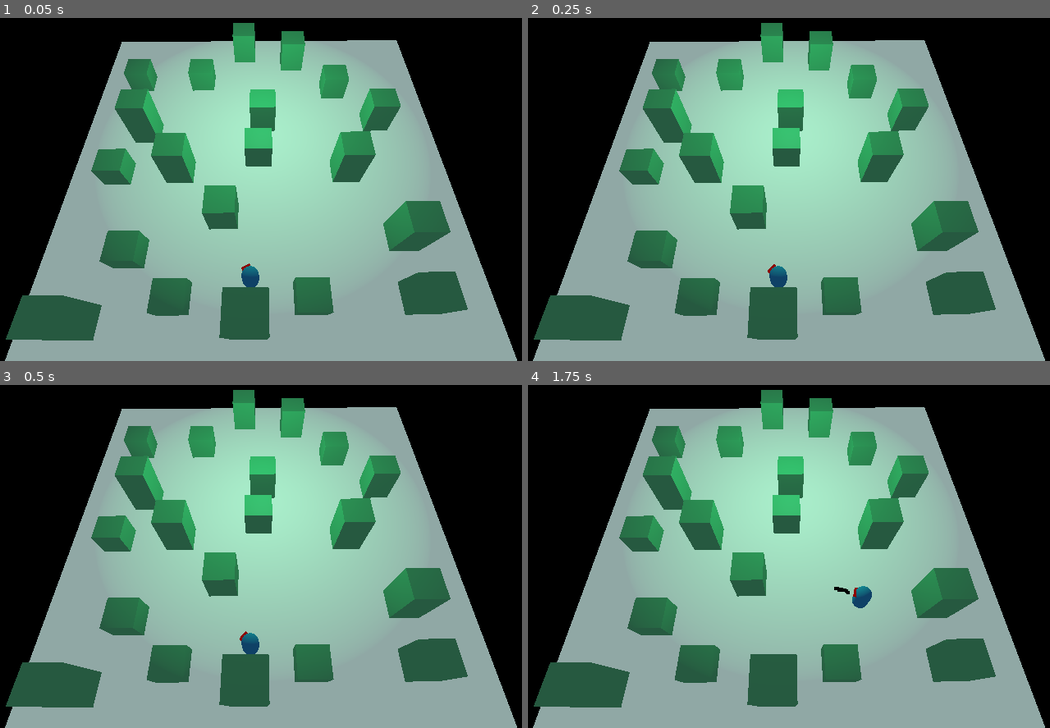
Above: before the commit, frames 1-4 (two rows, left to right).
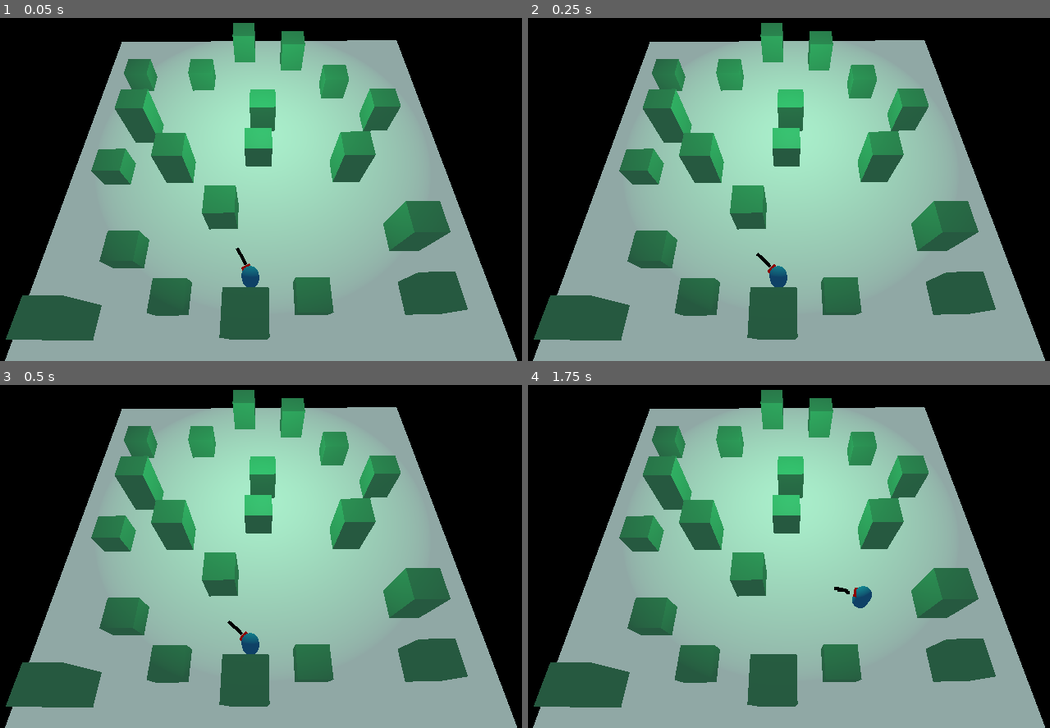
Above: after the commit, the same moments.

Repository: gxhamster/Godot-Basic-Shooting-Game-3D
Game: Godot game, scene res://World.tscn
The game is run twice, just before and just after one commit, with the same random seed, the same clock (stepped at 60 frames per second) and the same inputs.
Inputs (mouse positions are in pixels of both pictures, inside the frame that each line leads up to):
- Up to frame 1 (0.05 s): no input
- Up to frame 2 (0.25 s): no input
- Up to frame 3 (0.5 s): no input
- Up to frame 4 (1.75 s): tap Enter at 0.5 s; move the mouse to (929, 515) at 0.52 s; hold W (forward) 0.53-1.28 s; tap E (changed_gun) at 0.6, 1.35 s; move the mouse to (658, 556) at 1.27 s; hold S (backward) from 1.28 s (still down)

The runs differ from the first frame. In frame 1, less than 0.1% of the frame differs, in the area x 45-48%, y 66-73%; in frame 2, less than 0.1%; in frame 3, less than 0.1%, in the area x 43-47%, y 68-73%; in frame 4, nothing differs.

Commit message:
Improvement to Cycling guns change_gun and cycle_guns are now different functions 😀😎

Diff:
--- a/Scripts/GunController.gd
+++ b/Scripts/GunController.gd
@@ -12,21 +12,26 @@
 
 func _ready() -> void:
 	if starting_gun != null:
-		current_gun = starting_gun
-#		change_gun()
+		change_gun(starting_gun)
 
 
 func _process(delta: float) -> void:
 	if guns.size() > 1:
 		if Input.is_action_just_pressed("changed_gun"):
-			change_gun()
+			cycle_guns()
 
 	if Input.is_action_pressed("shoot") and equipped_gun != null:
 		equipped_gun.shoot()
 
-func change_gun() -> void:
+
+func cycle_guns() -> void:
 	guns_index = (guns_index + 1) % guns.size()
-	current_gun = guns[guns_index]
+	change_gun(guns[guns_index])
+
+
+# Equip gun
+func change_gun(_gun: PackedScene) -> void:
+	current_gun = _gun
 	print(current_gun)
 	print(guns_index)
 
